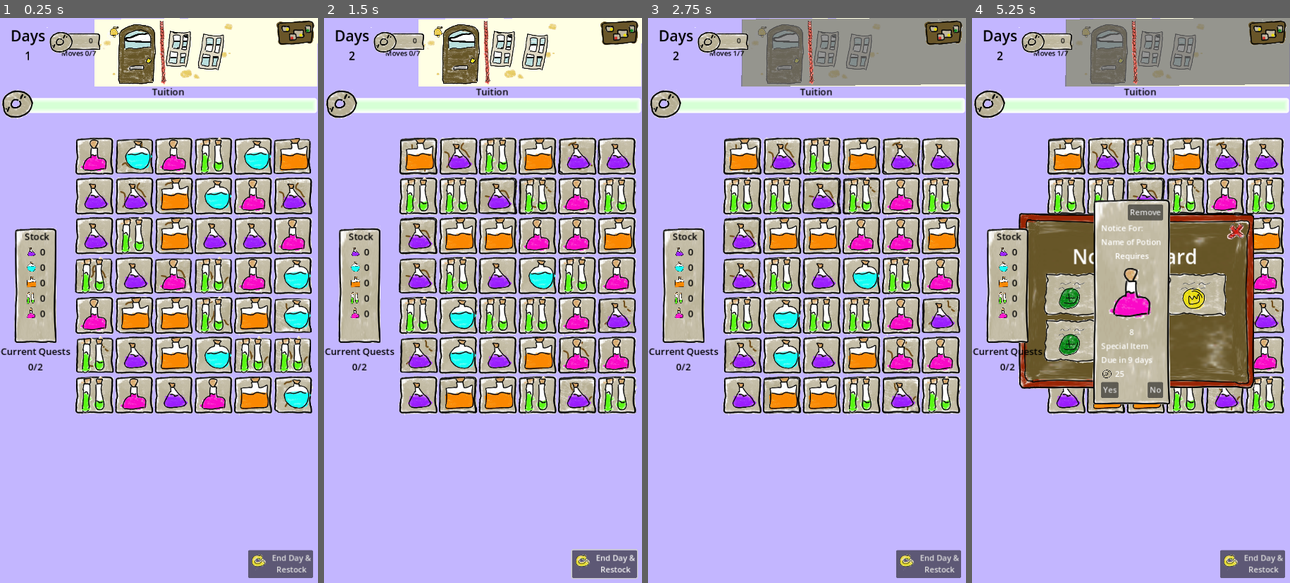
Above: before the commit, frames 1-4 (left to right).
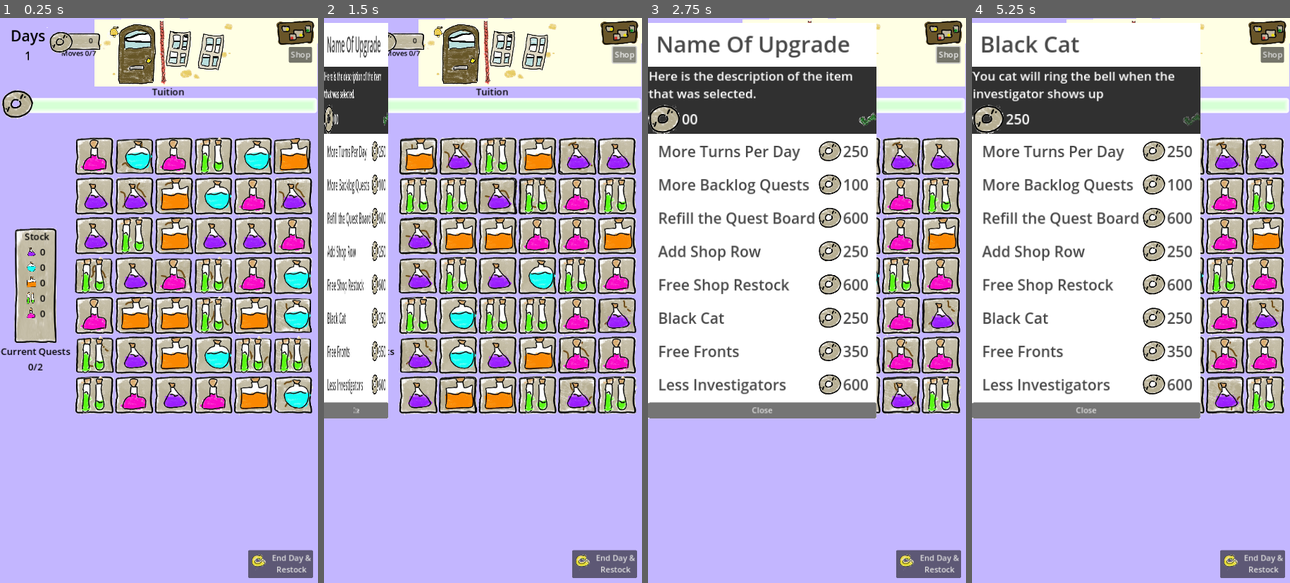
Above: after the commit, the same moments.

Repository: cncarey/PirateSoftwareJam15
Game: Godot game, scene res://Scenes/MainShop.tscn
The game is run twice, just before and just after one commit, with the same random seed, the same clock (stepped at 60 frames per second) and the same inputs. This scene is started directly instead of the project's main scene. The engine's default icon, where the game draws it, is replaced by a stand-in: a white triangle on a blue panel in a dark square.
Inputs (mouse positions are in pixels of both pictures, inside the frame that each line leads up to):
- Up to frame 1 (0.25 s): no input
- Up to frame 2 (1.5 s): click "End Day & Restock" at 0.5 s; click (622, 57) at 1.25 s, where only the run after the commit has a clickable "Shop"
- Up to frame 3 (2.75 s): click (826, 63) at 2 s
- Up to frame 4 (5.25 s): click (1191, 119) at 2.77 s; click (1086, 153) at 3.52 s; click (1267, 34) at 4.25 s; click (1070, 294) at 5.02 s

The runs differ from the first frame. In frame 1, 0.2% of the frame differs, in the area x 90-99%, y 5-8%; in frame 2, 14%; in frame 3, 51%; in frame 4, 57%, in the area x 0-100%, y 0-71%.
Error after the commit: Invalid access to property or key 'Cost' on a base object of type 'Nil'. (res://UI/upgrad_shop.gd:71)

Commit message:
#8 created the shop and allow player to activate upgrades and keep shops state and pause investigator when in the shop
#8 created the shop and allow player to activate upgrades and keep shops state and pause investigator when in the shop

Diff:
--- a/Global.gd
+++ b/Global.gd
@@ -4,6 +4,13 @@
 func _ready():
 	pass
 const TUITIONCOST = 2500
+
+@export var shopOpen = false:
+	set(value):
+		shopOpen = value
+		shopOpen_changed.emit(shopOpen)
+	get:
+		return shopOpen
 
 @export var coins = 0:
 	set(value):
@@ -128,6 +135,8 @@
 		mushrooms -= dec
 		return true
 
+signal shopOpen_changed(o)
+
 signal coins_changed(coins)
 signal purple_changed(p)
 signal blue_changed(b)
--- a/Scenes/MainShop.gd
+++ b/Scenes/MainShop.gd
@@ -4,6 +4,8 @@
 @onready var center_container = $CanvasLayer/CenterContainer
 @onready var grid = $grid
 @onready var front_door = $FrontDoor
+@onready var upgrade_shop = $UpgradShop
+
 
 var fine = preload("res://UI/fine_notice.tscn")
 var noticeBoard = preload("res://UI/notice_board.tscn")
@@ -19,12 +21,12 @@
 	QuestManager.updateQuestDays()
 
 func openNoticeBoard():
-	#TODO open the notice board
-	var nb = noticeBoard.instantiate()
-	center_container.add_child(nb)
-	nb.connect("closeNoticeBoard", closeNoticeBoard)
-	nb.connect("noticeBoardSelected", noticeBoardSelected)
-	pass # Replace with function body.
+	if !Global.shopOpen:
+		var nb = noticeBoard.instantiate()
+		center_container.add_child(nb)
+		nb.connect("closeNoticeBoard", closeNoticeBoard)
+		nb.connect("noticeBoardSelected", noticeBoardSelected)
+		pass # Replace with function body.
 
 func closeNoticeBoard():
 	notice_board_button.closeNoticeBoard()
@@ -62,8 +64,9 @@
 
 
 func _on_restock_pressed():
-	onEndOfDay()
-	grid.clearBoard()
+	if !Global.shopOpen:
+		onEndOfDay()
+		grid.clearBoard()
 	pass # Replace with function body.
 
 func displayFine():
@@ -72,5 +75,8 @@
 	pass
 
 func onStringPulled():
-	front_door.onStringPulled()
-	pass # Replace with function body.
+	if !Global.shopOpen:
+		front_door.onStringPulled()
+
+func openShop():
+	upgrade_shop.onOpen()
--- a/Scenes/MainShop.tscn
+++ b/Scenes/MainShop.tscn
@@ -9,6 +9,7 @@
 [ext_resource type="PackedScene" uid="uid://cb78fq8fn1mh4" path="res://UI/quests_ui.tscn" id="7_xfug3"]
 [ext_resource type="PackedScene" uid="uid://lcdx4tcivkn8" path="res://Scenes/font_door.tscn" id="8_trp1m"]
 [ext_resource type="PackedScene" uid="uid://beivmm4g68h2c" path="res://UI/tuition_progress.tscn" id="8_wm1kx"]
+[ext_resource type="PackedScene" uid="uid://cwvlt4vgehd6u" path="res://UI/upgrad_shop.tscn" id="9_1lk0g"]
 
 [sub_resource type="AtlasTexture" id="AtlasTexture_35eem"]
 atlas = ExtResource("4_jjg36")
@@ -66,6 +67,17 @@
 offset_bottom = 56.0
 scale = Vector2(1, 1)
 
+[node name="ShopButton" type="Button" parent="CanvasLayer"]
+anchors_preset = 1
+anchor_left = 1.0
+anchor_right = 1.0
+offset_left = -59.0
+offset_top = 58.0
+offset_right = -12.0
+offset_bottom = 89.0
+grow_horizontal = 0
+text = "Shop"
+
 [node name="VBoxContainer" type="VBoxContainer" parent="CanvasLayer"]
 anchors_preset = 4
 anchor_top = 0.5
@@ -114,11 +126,14 @@
 offset_top = 135.0
 offset_bottom = 203.0
 
+[node name="UpgradShop" parent="." instance=ExtResource("9_1lk0g")]
+
 [node name="FrontDoor" parent="." instance=ExtResource("8_trp1m")]
 position = Vector2(189, 3)
 scale = Vector2(0.7, 0.7)
 
 [connection signal="OpenNoticeBoard" from="CanvasLayer/NoticeBoardButton" to="." method="openNoticeBoard"]
+[connection signal="pressed" from="CanvasLayer/ShopButton" to="." method="openShop"]
 [connection signal="pressed" from="CanvasLayer/MarginContainer/Restock" to="." method="_on_restock_pressed"]
 [connection signal="pressed" from="CanvasLayer/TextureButton" to="." method="onStringPulled"]
 [connection signal="finePlayer" from="FrontDoor" to="." method="displayFine"]
--- a/Scenes/font_door.gd
+++ b/Scenes/font_door.gd
@@ -6,6 +6,9 @@
 @onready var timer = $Timer
 
 signal finePlayer()
+
+func _ready():
+	Global.shopOpen_changed.connect(pauseInvestigator)
 
 func startInvestigator():
 	animation_player.play("investigator")
@@ -45,3 +48,30 @@
 
 	var timeBetween = randi_range(minSecs, maxSecs)
 	timer.start(timeBetween)
+
+var curAniPos = null
+var curTimerTime = null
+func pauseInvestigator(isShopOpen: bool):
+	if isShopOpen:
+		if animation_player.is_playing():
+			curAniPos = animation_player.current_animation_position
+			curTimerTime = null
+			animation_player.pause()
+		elif timer.time_left > 0:
+			curAniPos = null
+			curTimerTime = timer.time_left
+		else:
+			curAniPos = null
+			curTimerTime = 5
+		timer.stop()
+	else:
+		if curAniPos != null:
+			animation_player.play()
+		elif curTimerTime != null:
+			timer.start()
+		else:
+			timer.start(5)
+
+		curAniPos = null
+		curTimerTime = null
+	pass
--- a/Scenes/grid.gd
+++ b/Scenes/grid.gd
@@ -109,10 +109,12 @@
 	if Input.is_action_just_released("ui_touch"):
 		var checkGridPosition = get_global_mouse_position()
 		var gridPosition = pixelToGrid(checkGridPosition.x, checkGridPosition.y)
-		if isInGrid(gridPosition.x, gridPosition.y) && isMoving:
+		if isInGrid(gridPosition.x, gridPosition.y) && isMoving && startTouch != null:
 			isMoving = false
 			translateMove(pixelToGrid(startTouch.x, startTouch.y), gridPosition)
 			endTouch = get_global_mouse_position()
+
+
 
 func swapPotions(column: int, row: int, direction: Vector2):
 	var newX = column + direction.x
@@ -158,7 +160,7 @@
 			swapPotions(start.x, start.y, Vector2(0,-1))
 
 func _process(delta):
-	if curState == moving && !QuestManager.isFrontEnabled:
+	if curState == moving && !QuestManager.isFrontEnabled && !Global.shopOpen:
 		isTouched()
 
 func findMatches():
--- a/UI/shop_item.gd
+++ b/UI/shop_item.gd
@@ -8,6 +8,9 @@
 
 # Called when the node enters the scene tree for the first time.
 func _ready():
+	updateUpgrade()
+
+func updateUpgrade():
 	display_name.text = upgrade["DisplayName"]
 	if upgrade["CurIncrease"] < upgrade["Cost"].size():
 		cost.text = str(upgrade["Cost"][upgrade["CurIncrease"]])
@@ -16,11 +19,6 @@
 	pass # Replace with function body.
 
 
-# Called every frame. 'delta' is the elapsed time since the previous frame.
-func _process(delta):
-	pass
-
-
 func selectShopItem():
 	onShopItemSelected.emit(self, upgrade)
 	pass # Replace with function body.
--- a/UI/upgrad_shop.gd
+++ b/UI/upgrad_shop.gd
@@ -1,24 +1,88 @@
+class_name UpgradeShop
 extends CanvasLayer
 
 var shopItem = preload("res://UI/shop_item.tscn")
 
+@onready var animation_player = $AnimationPlayer
+
+@onready var shop_container = $ShopContainer
 @onready var shop_item_container = %ShopItemContainer
 @onready var upgrade_title = %UpgradeTitle
 @onready var upgrade_description = %UpgradeDescription
+@onready var cost = %Cost
+@onready var purchase_button = %PurchaseButton
 
+signal ShopClosed()
+
+var curUpgrade = null
+var curShopItem = null
 # Called when the node enters the scene tree for the first time.
 func _ready():
+	animation_player.play("RESET")
+	Global.coins_changed.connect(coinsChanged)
 	for key in UpgradeManager.upgrades:
 		var upgrade = UpgradeManager.upgrades[key]
 
 		var si = shopItem.instantiate()
 		si.upgrade = upgrade
 		shop_item_container.add_child(si)
+
 		si.connect("onShopItemSelected", updateSelected)
 		pass
 	pass # Replace with function body.
 
 func updateSelected(_shopItem, upgrade):
-	print(upgrade)
+	curShopItem = _shopItem
+	curUpgrade = upgrade
 	upgrade_title.text = upgrade["DisplayName"]
 	upgrade_description.text = upgrade["Description"]
+	var costs = upgrade["Cost"]
+	if costs.size() <= upgrade["CurIncrease"]:
+		cost.text = "--"
+		purchase_button.disabled = true
+		purchase_button.hide()
+	else:
+		var curCost = costs[upgrade["CurIncrease"]]
+		cost.text = str(curCost)
+		purchase_button.show()
+		#check if the player has enough money
+		isPurchasable(Global.coins, curCost)
+
+func coinsChanged(glbCoins):
+	if curUpgrade != null:
+		var costs = curUpgrade["Cost"]
+		if curUpgrade["CurIncrease"] >= costs.size():
+			purchase_button.disabled = true
+			purchase_button.hide()
+		else:
+			purchase_button.show()
+			var curCost = costs[curUpgrade["CurIncrease"]]
+			isPurchasable(glbCoins, curCost)
+
+func isPurchasable(glbCoins, upgradCost):
+	if glbCoins >= upgradCost:
+		purchase_button.disabled = false
+		purchase_button.modulate = Color(1,1,1,1)
+	else:
+		purchase_button.disabled = true
+		purchase_button.modulate = Color(1,1,1,.5)
+
+func purchaseUpgrade():
+	var costs = curUpgrade["Cost"]
+	if costs.size() > curUpgrade["CurIncrease"]:
+		var curCost = costs[curUpgrade["CurIncrease"]]
+		if Global.tryTakeCoins(curCost):
+			curUpgrade["CurIncrease"] += 1
+			updateSelected(curShopItem, curUpgrade)
+			curShopItem.updateUpgrade()
+		pass
+
+func onOpen():
+	Global.shopOpen = true
+	if shop_container.scale.x != 1:
+		animation_player.play("SlideOut")
+
+func onClose():
+	Global.shopOpen = false
+	animation_player.play("SlideIn")
+	ShopClosed.emit()
--- a/UI/upgrad_shop.tscn
+++ b/UI/upgrad_shop.tscn
@@ -1,25 +1,97 @@
-[gd_scene load_steps=3 format=3 uid="uid://cwvlt4vgehd6u"]
+[gd_scene load_steps=11 format=3 uid="uid://cwvlt4vgehd6u"]
 
 [ext_resource type="Script" path="res://UI/upgrad_shop.gd" id="1_64438"]
 [ext_resource type="LabelSettings" uid="uid://cjrv187wltsqq" path="res://Assets/Fonts/shop_item_Title.tres" id="2_6jmns"]
+[ext_resource type="Texture2D" uid="uid://q7lgopk72l3c" path="res://Assets/alchemyArt.png" id="3_jdm10"]
+
+[sub_resource type="Animation" id="Animation_p4tq0"]
+length = 0.001
+tracks/0/type = "value"
+tracks/0/imported = false
+tracks/0/enabled = true
+tracks/0/path = NodePath("ShopContainer:scale")
+tracks/0/interp = 1
+tracks/0/loop_wrap = true
+tracks/0/keys = {
+"times": PackedFloat32Array(0),
+"transitions": PackedFloat32Array(1),
+"update": 0,
+"values": [Vector2(0, 0)]
+}
+
+[sub_resource type="Animation" id="Animation_bovse"]
+resource_name = "SlideIn"
+tracks/0/type = "value"
+tracks/0/imported = false
+tracks/0/enabled = true
+tracks/0/path = NodePath("ShopContainer:scale")
+tracks/0/interp = 1
+tracks/0/loop_wrap = true
+tracks/0/keys = {
+"times": PackedFloat32Array(0, 0.6),
+"transitions": PackedFloat32Array(1, 1),
+"update": 0,
+"values": [Vector2(1, 1), Vector2(1e-05, 1)]
+}
+
+[sub_resource type="Animation" id="Animation_uy3ff"]
+resource_name = "SlideOut"
+tracks/0/type = "value"
+tracks/0/imported = false
+tracks/0/enabled = true
+tracks/0/path = NodePath("ShopContainer:scale")
+tracks/0/interp = 1
+tracks/0/loop_wrap = true
+tracks/0/keys = {
+"times": PackedFloat32Array(0, 0.6),
+"transitions": PackedFloat32Array(1, 1),
+"update": 0,
+"values": [Vector2(1.00136e-05, 1), Vector2(1, 1)]
+}
+
+[sub_resource type="AnimationLibrary" id="AnimationLibrary_8kktd"]
+_data = {
+"RESET": SubResource("Animation_p4tq0"),
+"SlideIn": SubResource("Animation_bovse"),
+"SlideOut": SubResource("Animation_uy3ff")
+}
+
+[sub_resource type="AtlasTexture" id="AtlasTexture_6vi1r"]
+atlas = ExtResource("3_jdm10")
+region = Rect2(648, 10, 63, 59)
+
+[sub_resource type="LabelSettings" id="LabelSettings_x84j4"]
+font_size = 28
+
+[sub_resource type="AtlasTexture" id="AtlasTexture_r6i7y"]
+atlas = ExtResource("3_jdm10")
+region = Rect2(798.489, 8.95322, 38.6667, 31.5556)
 
 [node name="UpgradShop" type="CanvasLayer"]
 script = ExtResource("1_64438")
 
 [node name="AnimationPlayer" type="AnimationPlayer" parent="."]
+libraries = {
+"": SubResource("AnimationLibrary_8kktd")
+}
 
-[node name="MarginContainer" type="MarginContainer" parent="."]
-offset_right = 40.0
-offset_bottom = 40.0
+[node name="ShopContainer" type="MarginContainer" parent="."]
+offset_right = 420.0
+offset_bottom = 230.0
+scale = Vector2(1e-05, 1e-05)
+theme_override_constants/margin_top = 10
 
-[node name="ColorRect" type="ColorRect" parent="MarginContainer"]
+[node name="ColorRect" type="ColorRect" parent="ShopContainer"]
 layout_mode = 2
 
-[node name="ShopItemContainer" type="VBoxContainer" parent="MarginContainer"]
+[node name="VBoxContainer" type="VBoxContainer" parent="ShopContainer"]
+layout_mode = 2
+
+[node name="ShopItemContainer" type="VBoxContainer" parent="ShopContainer/VBoxContainer"]
 unique_name_in_owner = true
 layout_mode = 2
 
-[node name="DisplayNameContainer" type="MarginContainer" parent="MarginContainer/ShopItemContainer"]
+[node name="DisplayNameContainer" type="MarginContainer" parent="ShopContainer/VBoxContainer/ShopItemContainer"]
 layout_mode = 2
 size_flags_vertical = 3
 theme_override_constants/margin_left = 15
@@ -27,23 +99,57 @@
 theme_override_constants/margin_right = 15
 theme_override_constants/margin_bottom = 10
 
-[node name="UpgradeTitle" type="Label" parent="MarginContainer/ShopItemContainer/DisplayNameContainer"]
+[node name="UpgradeTitle" type="Label" parent="ShopContainer/VBoxContainer/ShopItemContainer/DisplayNameContainer"]
 unique_name_in_owner = true
 layout_mode = 2
 text = "Name Of Upgrade"
 label_settings = ExtResource("2_6jmns")
 
-[node name="DescriptionContainer" type="MarginContainer" parent="MarginContainer/ShopItemContainer"]
+[node name="DescriptionContainer" type="MarginContainer" parent="ShopContainer/VBoxContainer/ShopItemContainer"]
 layout_mode = 2
 size_flags_vertical = 3
 
-[node name="ColorRect" type="ColorRect" parent="MarginContainer/ShopItemContainer/DescriptionContainer"]
+[node name="ColorRect" type="ColorRect" parent="ShopContainer/VBoxContainer/ShopItemContainer/DescriptionContainer"]
 layout_mode = 2
 color = Color(0.188969, 0.188969, 0.188969, 1)
 
-[node name="UpgradeDescription" type="RichTextLabel" parent="MarginContainer/ShopItemContainer/DescriptionContainer"]
+[node name="VBoxContainer" type="VBoxContainer" parent="ShopContainer/VBoxContainer/ShopItemContainer/DescriptionContainer"]
+layout_mode = 2
+
+[node name="UpgradeDescription" type="RichTextLabel" parent="ShopContainer/VBoxContainer/ShopItemContainer/DescriptionContainer/VBoxContainer"]
 unique_name_in_owner = true
 layout_mode = 2
 theme_override_font_sizes/normal_font_size = 25
 text = "Here is the description of the item that was selected."
 fit_content = true
+
+[node name="HBoxContainer" type="HBoxContainer" parent="ShopContainer/VBoxContainer/ShopItemContainer/DescriptionContainer/VBoxContainer"]
+layout_mode = 2
+size_flags_vertical = 3
+
+[node name="TextureRect" type="TextureRect" parent="ShopContainer/VBoxContainer/ShopItemContainer/DescriptionContainer/VBoxContainer/HBoxContainer"]
+layout_mode = 2
+texture = SubResource("AtlasTexture_6vi1r")
+
+[node name="Cost" type="Label" parent="ShopContainer/VBoxContainer/ShopItemContainer/DescriptionContainer/VBoxContainer/HBoxContainer"]
+unique_name_in_owner = true
+layout_mode = 2
+size_flags_horizontal = 3
+text = "00"
+label_settings = SubResource("LabelSettings_x84j4")
+
+[node name="PurchaseButton" type="TextureButton" parent="ShopContainer/VBoxContainer/ShopItemContainer/DescriptionContainer/VBoxContainer/HBoxContainer"]
+unique_name_in_owner = true
+layout_mode = 2
+size_flags_vertical = 4
+texture_normal = SubResource("AtlasTexture_r6i7y")
+
+[node name="CloseContainer" type="MarginContainer" parent="ShopContainer/VBoxContainer"]
+layout_mode = 2
+
+[node name="Close" type="Button" parent="ShopContainer/VBoxContainer/CloseContainer"]
+layout_mode = 2
+text = "Close"
+
+[connection signal="pressed" from="ShopContainer/VBoxContainer/ShopItemContainer/DescriptionContainer/VBoxContainer/HBoxContainer/PurchaseButton" to="." method="purchaseUpgrade"]
+[connection signal="pressed" from="ShopContainer/VBoxContainer/CloseContainer/Close" to="." method="onClose"]
Not shown: 1 places in Scenes/MainShop.tscn that only renumber resources
